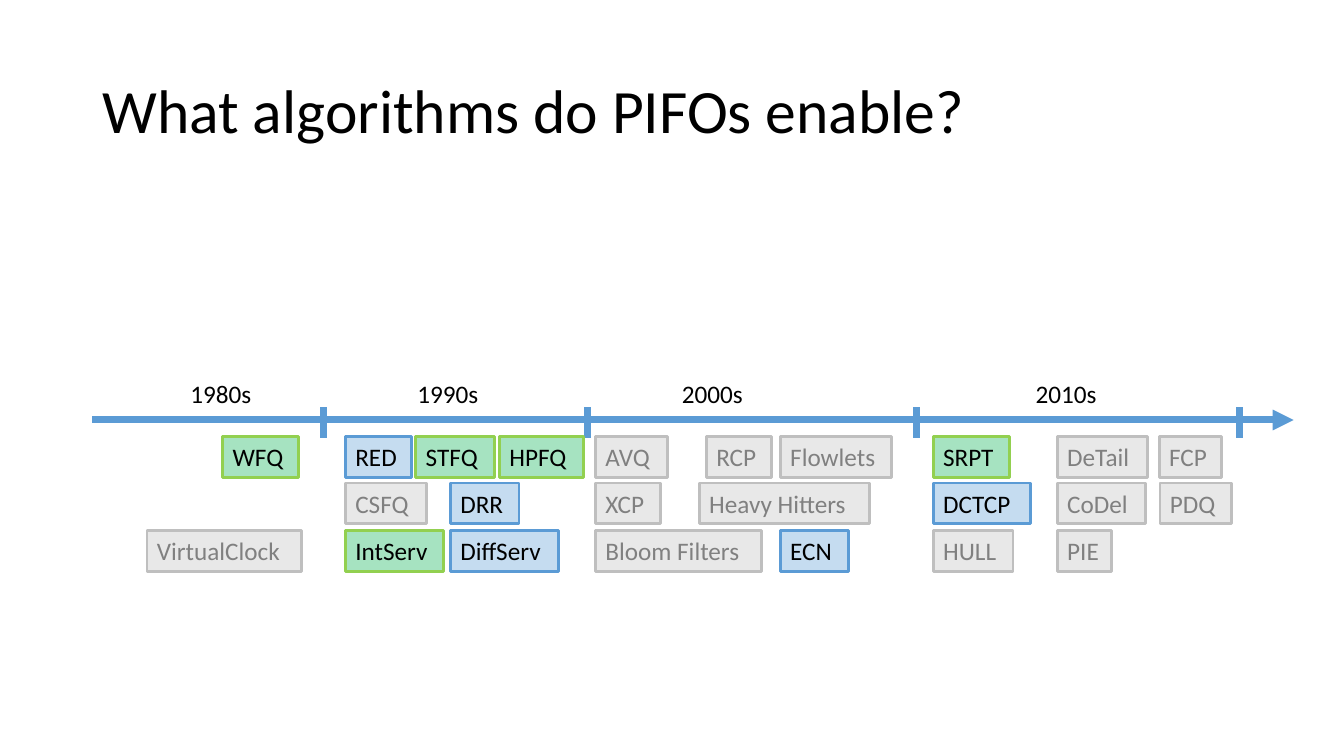
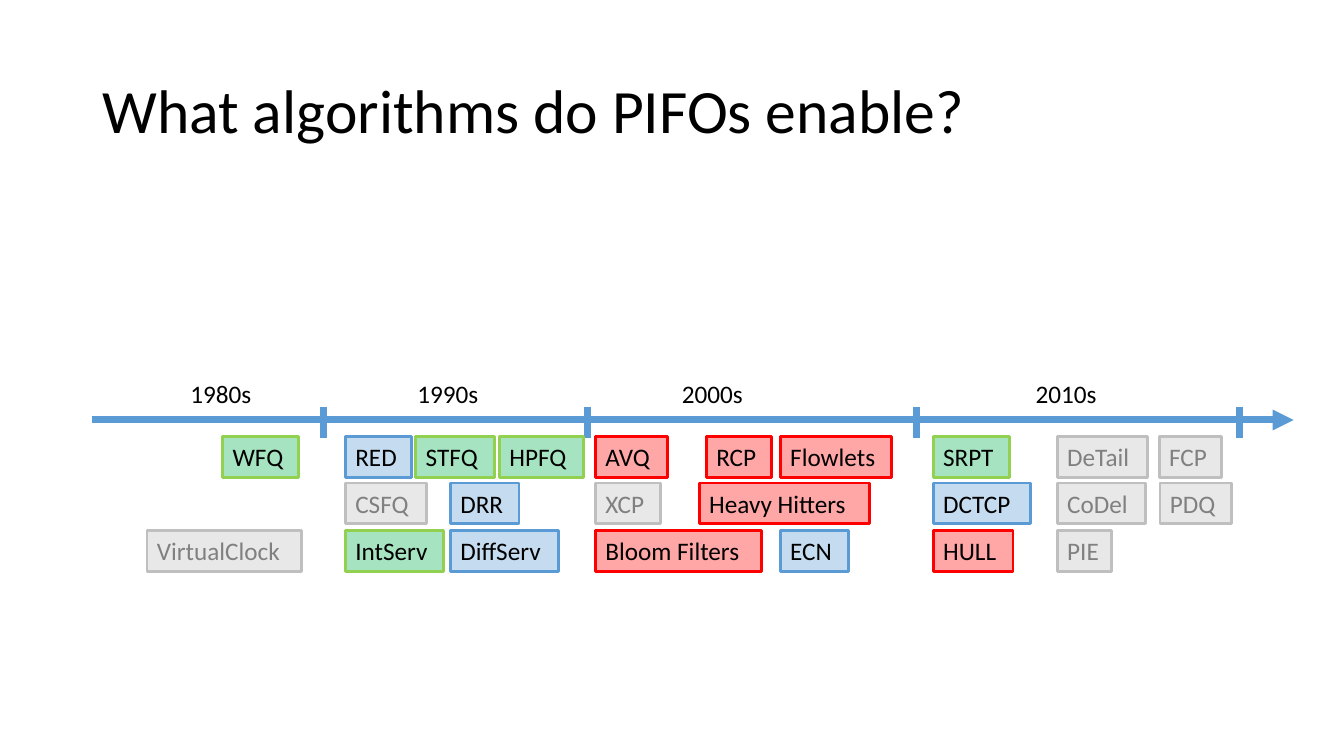
Before and after one commit to anirudhSK/pifo-domino-marple-ppts, a slide deck: slide 45 of combined_domino_pifo.pptx. Drawn at 1344x756 pixels with LibreOffice and Linux fonts; fonts in the diff are those of the drawing. Boxes give left, top, right and bottom in pixels: in the first picture for what was removed or moved away, otherwise in the second. Text is boxed around its words. In the diff, an @@ line names an element or a change of style, - is before the commit and + after.

```diff
--- a/combined_domino_pifo.pptx
+++ b/combined_domino_pifo.pptx
@@ text colour #808080 to #000000; fill #BFBFBF at 35% opacity to #FF0000 at 35% opacity; outline #BFBFBF 2 pt to #FF0000 2 pt in 6 elements at box(596, 530, 762, 571), box(596, 437, 667, 477), box(707, 437, 772, 477), box(934, 530, 1013, 571), box(780, 437, 891, 477), box(700, 483, 870, 523) @@
```
Also in this commit, not shown: 11 other slides changed.
